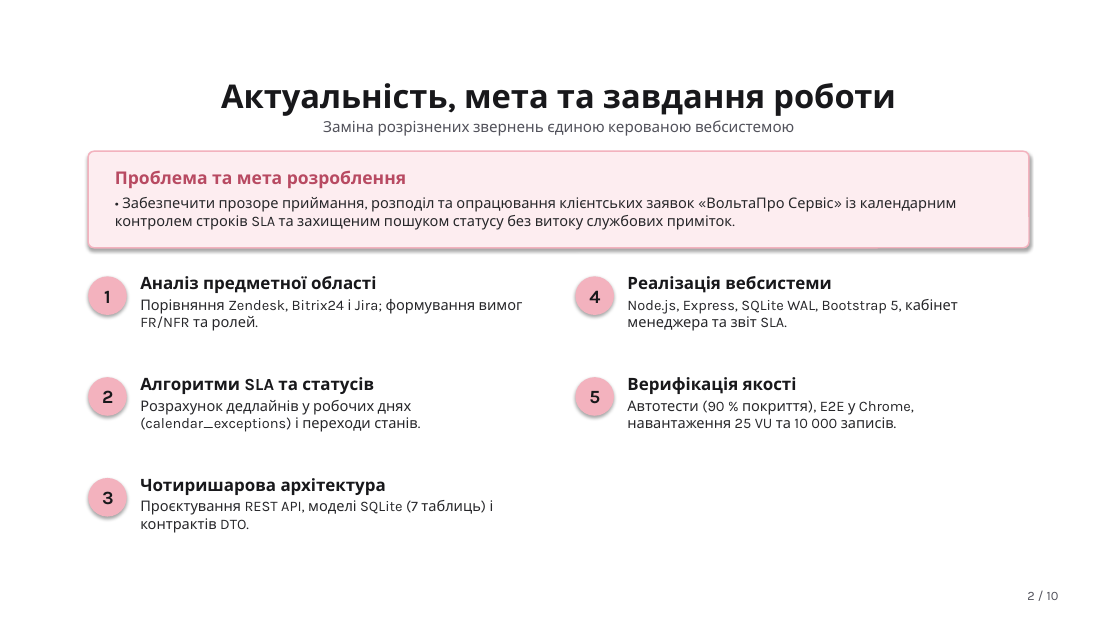
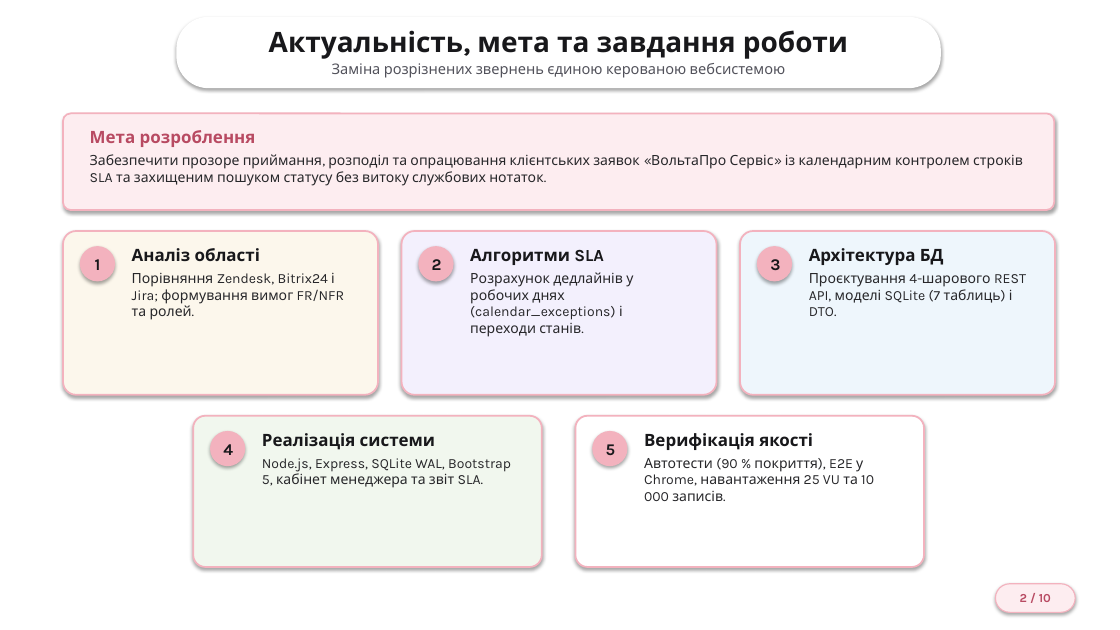
Before and after one commit to Zhyhan245/voltapro-service-inquiries, a slide deck: slide 2 of docs/Презентація_Жиган_Д_О_АІ-245.pptx. Drawn at 1120x630 pixels with LibreOffice and Linux fonts; fonts in the diff are those of the drawing; background and template pictures are left out. Boxes give left, top, right and bottom in pixels: in the first picture for what was removed or moved away, otherwise in the second. Text is boxed around its words. In the diff, an @@ line names an element or a change of style, - is before the commit and + after.

```diff
--- a/docs/Презентація_Жиган_Д_О_АІ-245.pptx
+++ b/docs/Презентація_Жиган_Д_О_АІ-245.pptx
@@ text "Актуальність, мета та завдання роботи": place and size @@
-text "Актуальність, мета та завдання роботи" at [221,83,896,136]
+text "Актуальність, мета та завдання роботи" at [269,30,848,78]
@@ text "Актуальність, мета та завдання роботи" at [269,30,848,78]: size 28 to 24 pt in "Актуальність, мета та завдання роботи"; size 13 to 12.5 pt in "Заміна розрізнених звернень єдиною керованою вебсистемою" @@
@@ rounded rectangle added at [176,17,941,88], fill #FFFFFF @@
@@ rounded rectangle: place and size @@
-rounded rectangle at [88,151,1029,248]
+rounded rectangle at [63,113,1054,210]
@@ rounded rectangle at [63,113,1054,210]: outline #F3B2BE 1.25 pt to #F3B2BE 1.5 pt; proportions changed @@
@@ text at [90,130,1023,186]: text changed; size 12.5 to 12 pt @@
-Проблема та мета розроблення
-• Забезпечити прозоре приймання, розподіл та опрацювання клієнтських заявок «ВольтаПро Сервіс» із календарним контролем строків SLA та захищеним пошуком статусу без витоку службових приміток.
+Мета розроблення
+Забезпечити прозоре приймання, розподіл та опрацювання клієнтських заявок «ВольтаПро Сервіс» із календарним контролем строків SLA та захищеним пошуком статусу без витоку службових нотаток.
@@ rounded rectangle added at [63,231,378,395], fill #FCF7EC, outline #F3B2BE 1.5 pt @@
@@ rounded rectangle added at [402,231,717,395], fill #F3F0FD, outline #F3B2BE 1.5 pt @@
@@ rounded rectangle added at [740,231,1055,395], fill #EEF6FC, outline #F3B2BE 1.5 pt @@
@@ ellipse "1": place and size @@
-ellipse "1" at [88,276,127,315]
+ellipse "1" at [80,246,115,281]
@@ text "Аналіз області": place and size @@
-text "Аналіз області" at [140,276,523,331]
+text "Аналіз області" at [132,248,344,320]
@@ text at [132,248,260,261]: text changed @@
-Аналіз предметної області
+Аналіз області
@@ ellipse "2": place and size @@
-ellipse "2" at [88,377,127,416]
+ellipse "2" at [418,246,454,281]
@@ text "Алгоритми SLA": place and size @@
-text "Алгоритми SLA" at [140,377,418,432]
+text "Алгоритми SLA" at [470,249,633,337]
@@ text at [470,249,604,265]: text changed @@
-Алгоритми SLA та статусів
+Алгоритми SLA
@@ ellipse "3": place and size @@
-ellipse "3" at [88,478,127,517]
+ellipse "3" at [757,246,792,281]
@@ text at [809,248,1026,316]: text changed; size 12.5 to 12 pt @@
-Чотиришарова архітектура
-Проєктування REST API, моделі SQLite (7 таблиць) і контрактів DTO.
+Архітектура БД
+Проєктування 4-шарового REST API, моделі SQLite (7 таблиць) і DTO.
@@ text at [132,273,344,320]: size 12.5 to 12 pt in "Порівняння Zendesk, Bitrix24 і Jira; формування вимог ..."; more space between paragraphs @@
@@ text at [470,272,633,337]: size 12.5 to 12 pt in "Розрахунок дедлайнів у робочих днях (calendar_exceptions) і ..."; more space between paragraphs @@
@@ rounded rectangle added at [193,416,542,567], fill #F1F7EE, outline #F3B2BE 1.5 pt @@
@@ rounded rectangle added at [576,416,924,567], fill #FFFFFF, outline #F3B2BE 1.5 pt @@
@@ size 16 to 14 pt in 5 elements at [80,246,115,281], [592,431,628,466], [418,246,454,281], [757,246,792,281], [210,431,245,466] @@
@@ ellipse "4": place and size @@
-ellipse "4" at [576,276,614,315]
+ellipse "4" at [210,431,245,466]
@@ text "Реалізація системи": place and size @@
-text "Реалізація системи" at [627,276,958,331]
+text "Реалізація системи" at [262,433,511,488]
@@ text at [262,433,435,450]: text changed @@
-Реалізація вебсистеми
+Реалізація системи
@@ ellipse "5": place and size @@
-ellipse "5" at [576,377,614,416]
+ellipse "5" at [592,431,628,466]
@@ text "Верифікація якості": place and size @@
-text "Верифікація якості" at [627,377,914,428]
+text "Верифікація якості" at [644,433,874,501]
@@ text at [262,458,511,488]: size 12.5 to 12 pt in "Node.js, Express, SQLite WAL, Bootstrap 5, кабінет ..."; more space between paragraphs @@
@@ text at [644,458,874,501]: size 12.5 to 12 pt in "Автотести (90 % покриття), E2E у Chrome, ..."; more space between paragraphs @@
@@ rounded rectangle "2 / 10": place and size @@
-rounded rectangle "2 / 10" at [1027,592,1059,600]
+rounded rectangle "2 / 10" at [996,584,1075,613]
@@ rounded rectangle "2 / 10" at [996,584,1075,613]: size 11 to 10.5 pt, text colour #52525B to #B84A62, bold on; alignment right to centre; vertical alignment top to middle; fill none to #FDEDF0; outline none to #F3B2BE 1 pt; shadow on @@
```
Also in this commit, not shown: 8 other slides changed, 1 slide added, 1 slide removed.
